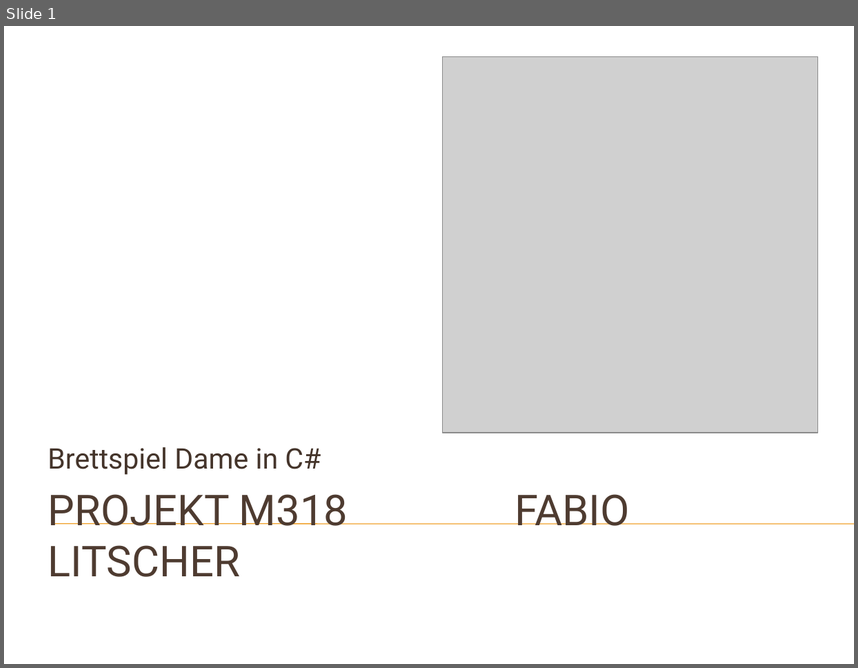
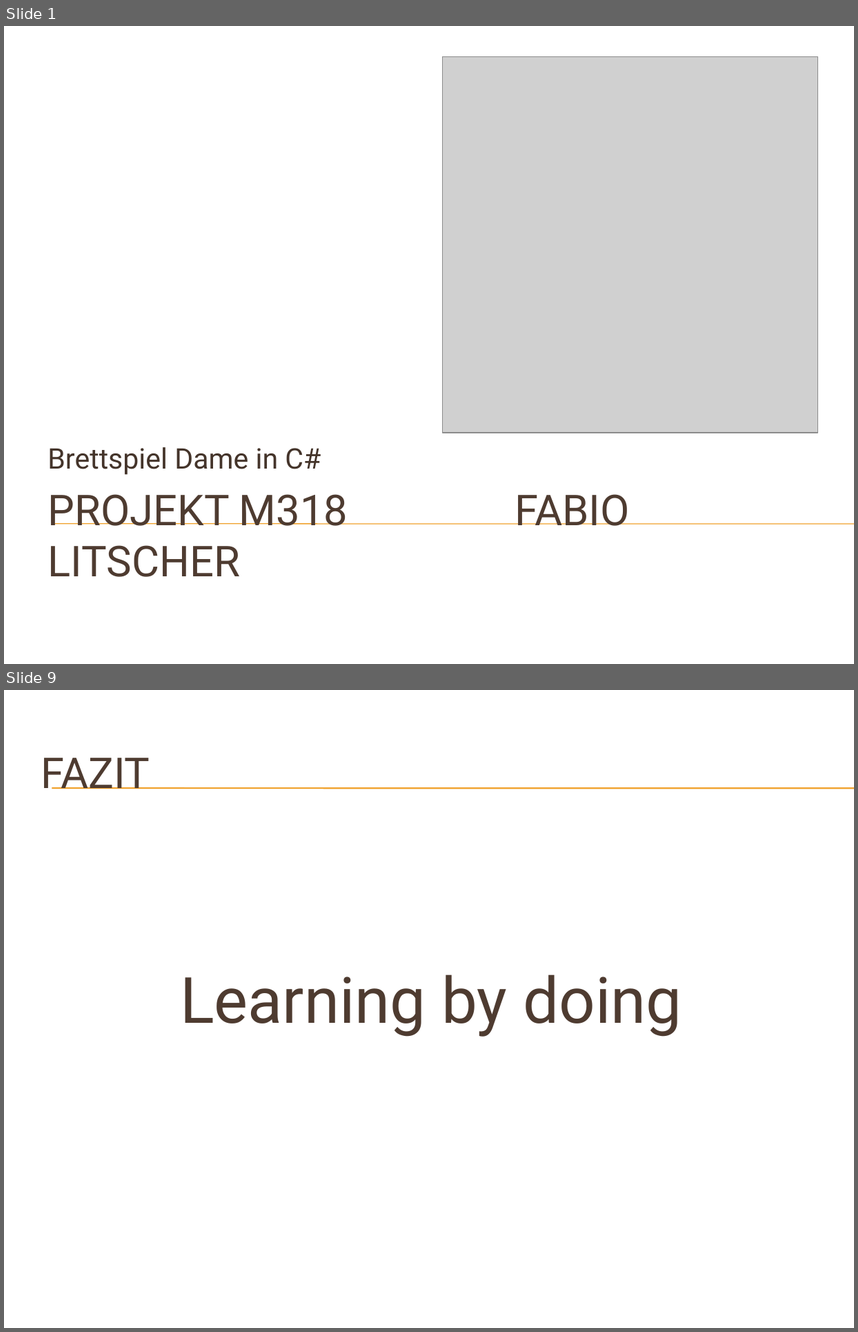
Before and after one commit to fabio-litscher/M318_Dame, a slide deck: Note 3-2/Dame_fabio_litscher.pptx. Shown one above the other, each under a label of ours: slide 1 before the commit, slides 1 and 9 after it; the slides between them are not shown. The pictures are 858x668 and 858x1332 pixels, drawn with LibreOffice and Linux fonts; fonts in the diff are those of the drawing; grey boxes stand for pictures; background and template pictures are left out. Boxes give left, top, right and bottom in pixels: in the first picture for what was removed or moved away, otherwise in the second. Text is boxed around its words. In the diff, an @@ line names an element or a change of style, - is before the commit and + after.

```diff
--- a/Note 3-2/Dame_fabio_litscher.pptx
+++ b/Note 3-2/Dame_fabio_litscher.pptx
@@ slide 9 added at [4, 690, 854, 1328], background picture (left out) @@
@@ title added at [41, 758, 150, 789], 36 pt, text #4E3B30 @@
+FAZIT
@@ line added from (52, 788) to (854, 788), #F0A22E 0.75 pt @@
@@ line added from (52, 789) to (854, 789), #F0A22E 0.75 pt @@
@@ text added at [180, 974, 682, 1036], 54 pt, text #4E3B30 @@
+Learning by doing
```
Also in this commit, not shown: 2 slides changed, 7 other slides added, 2 slides removed, 6 other files.
